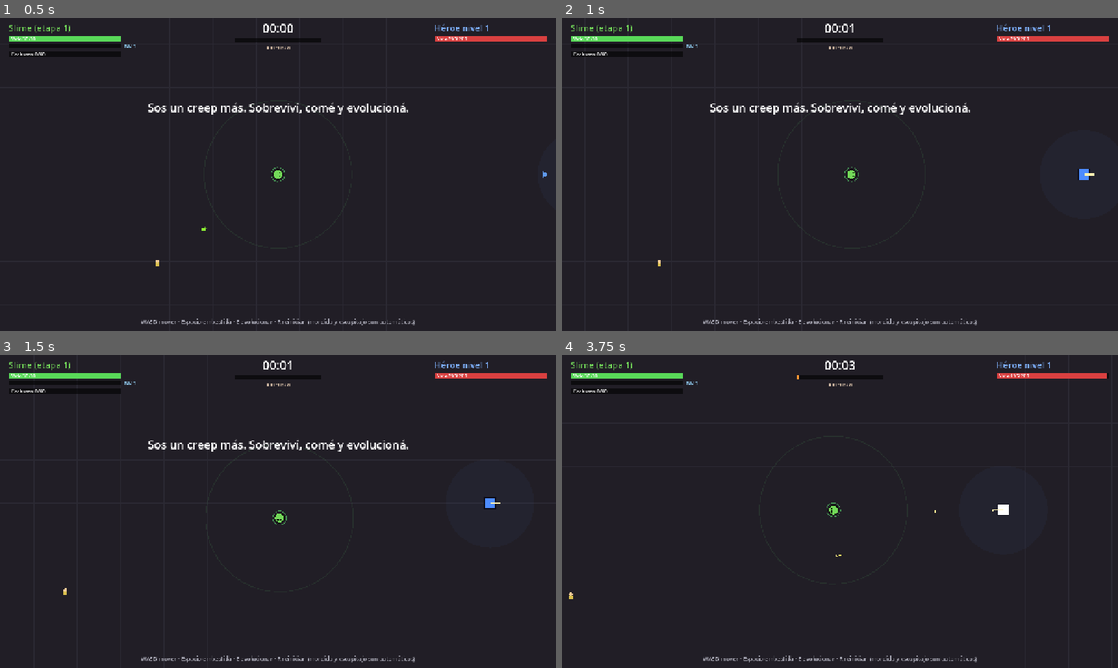
Above: before the commit, frames 1-4 (two rows, left to right).
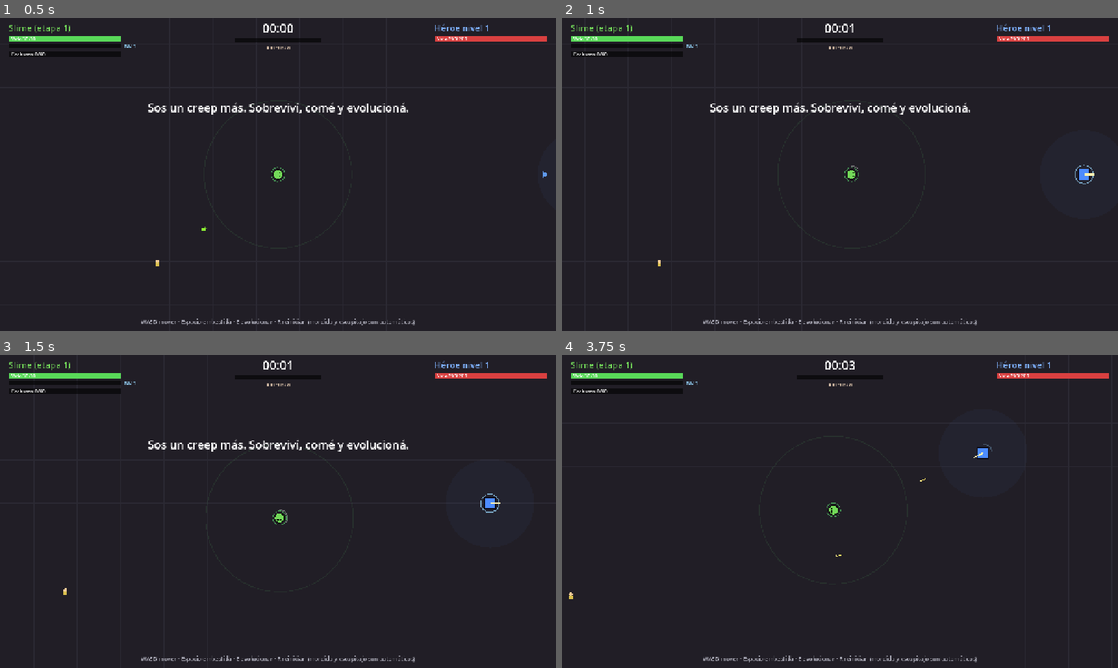
Above: after the commit, the same moments.

Repository: FedeOsorio/survive-the-hero
Game: Godot game, scene res://scenes/main.tscn
The game is run twice, just before and just after one commit, with the same random seed, the same clock (stepped at 60 frames per second) and the same inputs.
Inputs:
- Up to frame 1 (0.5 s): no input
- Up to frame 2 (1 s): tap Enter at 0.5 s; hold D (move_right) from 0.53 s (still down); tap Space (dash) at 0.6 s
- Up to frame 3 (1.5 s): release D (move_right) at 1.28 s; hold S (move_down) from 1.28 s (still down); tap Space (dash) at 1.35 s
- Up to frame 4 (3.75 s): release S (move_down) at 2.03 s; hold D (move_right) 2.03-2.78 s; tap E (evolve) at 2.1 s; tap Space (dash) at 2.3, 3.05 s; hold W (move_up) 2.78-3.53 s; tap 1 (pick_1) at 2.85 s; hold A (move_left) from 3.53 s (still down); tap 2 (pick_2) at 3.6 s

Frame 1 is identical in both runs. In frame 2, less than 0.1% of the frame differs, in the area x 52-96%, y 46-54%; in frame 3, less than 0.1%; in frame 4, 0.2%, in the area x 42-99%, y 5-52%.

Commit message:
Duelo: rodada del héroe, aviso de disparo, embestida invulnerable y Rey de la horda ajustado

Diff:
--- a/scripts/balance.gd
+++ b/scripts/balance.gd
@@ -44,10 +44,10 @@
 
 # Liderazgo: los compañeros cerca tuyo se potencian.
 const LEAD_RADIUS := 170.0
-const LEAD_RADIUS_PER_RANK := 50.0
+const LEAD_RADIUS_PER_RANK := 30.0
 const LEAD_SPEED_MULT := 1.4
 const LEAD_DAMAGE_MULT := 2.0
-const LEAD_DAMAGE_PER_RANK := 0.5
+const LEAD_DAMAGE_PER_RANK := 0.25
 
 # Civiles: comida que huye de vos, lejos del héroe.
 const CIVILIANS_START := 14
@@ -95,8 +95,14 @@
 const HERO_SLASH_RADIUS_PER_LEVEL := 1.0
 const HERO_SLASH_ARC_DEG := 130.0
 const HERO_SLASH_DAMAGE_MULT := 1.5 # daño del tajo = daño de flecha * esto
-# Esquivar proyectiles del jugador
-const HERO_DODGE_CHANCE := 0.6
+# Rodada: el héroe esquiva tus escupitajos rodando (invulnerable mientras rueda).
+# Con la rodada en cooldown no puede esquivar: ese es el momento de castigarlo.
+const HERO_DODGE_CHANCE := 0.8
+const HERO_ROLL_SPEED := 520.0
+const HERO_ROLL_TIME := 0.25
+const HERO_ROLL_COOLDOWN := 3.0
+# Aviso de disparo: con el jugador detectado, apunta (línea de mira) antes de tirarle.
+const HERO_AIM_WINDUP := 0.35
 const HERO_DODGE_LOOKAHEAD := 260.0
 const HERO_REACTION_MIN := 0.15
 const HERO_REACTION_MAX := 0.3
--- a/scripts/creep.gd
+++ b/scripts/creep.gd
@@ -244,7 +244,7 @@
 
 func _offer_mutation() -> void:
 	_queued_levels -= 1
-	pending_choices = Mutations.roll(ranks, _rng)
+	pending_choices = Mutations.roll(ranks, stage, _rng)
 	if pending_choices.is_empty():
 		return
 	if world.sim_mode:
@@ -270,7 +270,7 @@
 
 
 func take_damage(amount: float) -> void:
-	if invulnerable:
+	if invulnerable or _dash_t > 0.0: # la embestida te hace invulnerable
 		return
 	hp -= amount
 	_flash = 0.1
@@ -324,5 +324,8 @@
 	if _bite_fx > 0.0:
 		var reach := radius + B.BITE_RANGE
 		draw_arc(Vector2.ZERO, reach, _bite_dir.angle() - 0.9, _bite_dir.angle() + 0.9, 12, Color(1, 1, 1, 0.8), 3.0)
+	# cooldown de la embestida
+	if _dash_cd > 0.0:
+		draw_arc(Vector2.ZERO, radius + 9.0, -PI / 2, -PI / 2 + TAU * (1.0 - _dash_cd / B.DASH_COOLDOWN), 24, Color(1, 1, 1, 0.35), 2.0)
 	# anillo indicador para encontrarse en la horda
 	draw_arc(Vector2.ZERO, radius + 6.0, 0.0, TAU, 24, Color(0.4, 1.0, 0.5, 0.5), 1.5)
--- a/scripts/hero.gd
+++ b/scripts/hero.gd
@@ -30,6 +30,11 @@
 var _slash_windup := 0.0
 var _slash_dir := Vector2.RIGHT
 var _slash_fx := 0.0
+var _roll_t := 0.0
+var _roll_cd := 0.0
+var _roll_dir := Vector2.ZERO
+var _aim_windup := 0.0
+var _aim_locked := Vector2.RIGHT
 var _rng := RandomNumberGenerator.new()
 var damage_taken := {"jugador": 0.0, "horda": 0.0} # para los reportes de --sim
 
@@ -47,7 +52,13 @@
 		_think_t = _rng.randf_range(B.HERO_REACTION_MIN, B.HERO_REACTION_MAX)
 		_think()
 
-	position += _move_dir * speed * delta
+	_roll_cd = maxf(_roll_cd - delta, 0.0)
+	if _roll_t > 0.0:
+		_roll_t -= delta
+		position += _roll_dir * B.HERO_ROLL_SPEED * delta
+	else:
+		_check_roll()
+		position += _move_dir * speed * delta
 	position = position.clamp(Vector2(radius, radius), B.ARENA_SIZE - Vector2(radius, radius))
 
 	for g in world.gems.duplicate():
@@ -56,9 +67,20 @@
 			world.remove_gem(g)
 
 	_fire_t -= delta
-	if _fire_t <= 0.0 and _target_valid() and position.distance_to(target.position) <= B.HERO_RANGE:
-		_fire_t = cooldown
-		_fire()
+	if _aim_windup > 0.0:
+		_aim_windup -= delta
+		if _aim_windup <= 0.0:
+			_fire_t = cooldown
+			_fire_dir(_aim_locked)
+	elif _fire_t <= 0.0 and _roll_t <= 0.0 and _target_valid() and position.distance_to(target.position) <= B.HERO_RANGE:
+		if target == world.player and world.detected:
+			# contra el jugador apunta primero y avisa: se puede esquivar
+			_aim_windup = B.HERO_AIM_WINDUP
+			_aim_locked = (target.position - position).normalized()
+			_aim = _aim_locked
+		else:
+			_fire_t = cooldown
+			_fire()
 
 	if B.HERO_SLASH_ENABLED and level >= B.HERO_SLASH_LEVEL:
 		_update_slash(delta)
@@ -67,6 +89,30 @@
 	_hurt = maxf(_hurt - delta, 0.0)
 	_level_fx = maxf(_level_fx - delta, 0.0)
 	queue_redraw()
+
+
+func rolling() -> bool:
+	return _roll_t > 0.0
+
+
+## Si un escupitajo del jugador viene directo hacia él y tiene la rodada lista, rueda.
+func _check_roll() -> void:
+	if _roll_cd > 0.0:
+		return
+	for s in world.spits:
+		if not s.from_player or s.dodge_roll > B.HERO_DODGE_CHANCE:
+			continue
+		var rel: Vector2 = position - s.position
+		var along: float = rel.dot(s.direction)
+		if along <= 0.0 or along > B.HERO_DODGE_LOOKAHEAD:
+			continue
+		var lateral: Vector2 = rel - s.direction * along
+		if lateral.length() < radius + 14.0:
+			_roll_dir = lateral.normalized() if lateral.length() > 0.5 else s.direction.orthogonal()
+			_roll_t = B.HERO_ROLL_TIME
+			_roll_cd = B.HERO_ROLL_COOLDOWN
+			_aim_windup = 0.0
+			return
 
 
 func pickup_radius() -> float:
@@ -164,20 +210,7 @@
 		elif d < ideal - 60.0:
 			steer -= to_t / d * 0.8
 
-	# 4. esquivar proyectiles que vienen hacia él (no siempre lo logra)
-	for s in world.spits:
-		if s.dodge_roll > B.HERO_DODGE_CHANCE:
-			continue
-		var rel: Vector2 = position - s.position
-		var along: float = rel.dot(s.direction)
-		if along <= 0.0 or along > B.HERO_DODGE_LOOKAHEAD:
-			continue
-		var lateral: Vector2 = rel - s.direction * along
-		if lateral.length() < radius + 14.0:
-			var side: Vector2 = lateral.normalized() if lateral.length() > 0.5 else s.direction.orthogonal()
-			steer += side * 4.0
-
-	# 5. no quedarse contra la pared
+	# 4. no quedarse contra la pared
 	var margin := 200.0
 	var center := B.ARENA_SIZE * 0.5
 	if position.x < margin or position.y < margin or position.x > B.ARENA_SIZE.x - margin or position.y > B.ARENA_SIZE.y - margin:
@@ -221,8 +254,11 @@
 # --- Combate -----------------------------------------------------------------
 
 func _fire() -> void:
-	var dir: Vector2 = (target.position - position).normalized()
-	dir = dir.rotated(deg_to_rad(_rng.randf_range(-B.HERO_AIM_ERROR_DEG, B.HERO_AIM_ERROR_DEG)))
+	_fire_dir((target.position - position).normalized())
+
+
+func _fire_dir(base: Vector2) -> void:
+	var dir := base.rotated(deg_to_rad(_rng.randf_range(-B.HERO_AIM_ERROR_DEG, B.HERO_AIM_ERROR_DEG)))
 	_aim = dir
 	var spread := deg_to_rad(12.0)
 	for i in arrows:
@@ -286,6 +322,13 @@
 		draw_colored_polygon(pts, Color(1.0, 0.3, 0.2, 0.18))
 	if _slash_fx > 0.0:
 		draw_arc(Vector2.ZERO, slash_radius() * 0.85, a - half, a + half, 16, Color(1, 1, 0.85, 0.9), 6.0)
+	if _aim_windup > 0.0:
+		draw_line(Vector2.ZERO, _aim_locked * B.HERO_RANGE, Color(1, 0.25, 0.2, 0.55), 2.0)
+	if _roll_t > 0.0:
+		body = Color(body, 0.45)
+	# cooldown de la rodada: arco completo = rodada lista
+	var roll_ready := 1.0 - _roll_cd / B.HERO_ROLL_COOLDOWN
+	draw_arc(Vector2.ZERO, radius + 7.0, -PI / 2, -PI / 2 + TAU * roll_ready, 24, Color(0.6, 0.85, 1.0, 0.7 if _roll_cd <= 0.0 else 0.3), 2.0)
 	draw_rect(Rect2(Vector2(-radius, -radius), Vector2(radius, radius) * 2.0), Color(0.05, 0.05, 0.1))
 	draw_rect(Rect2(Vector2(-radius + 2, -radius + 2), Vector2(radius - 2, radius - 2) * 2.0), body)
 	draw_line(Vector2.ZERO, _aim * (radius + 10.0), Color(1, 0.95, 0.7), 3.0)
--- a/scripts/mutations.gd
+++ b/scripts/mutations.gd
@@ -1,6 +1,6 @@
 extends RefCounted
 ## Mutaciones del creep: cada vez que sube de nivel elige 1 de 3.
-## "max" es cuántas veces se puede tomar la misma.
+## "max" es cuántas veces se puede tomar la misma; "min_stage" desde qué etapa aparece.
 
 const LIST := {
 	"colmillos": {"name": "Colmillos", "desc": "+25% daño de mordida y escupitajo", "max": 5},
@@ -10,15 +10,15 @@
 	"doble": {"name": "Escupitajo múltiple", "desc": "+1 escupitajo por disparo", "max": 2},
 	"iman": {"name": "Imán de carne", "desc": "Los cadáveres cercanos vuelan hacia vos", "max": 3},
 	"frenesi": {"name": "Frenesí", "desc": "Comer seguido arma un combo que multiplica la biomasa", "max": 2},
-	"rey": {"name": "Rey de la horda", "desc": "Tu aura de liderazgo es más grande y más fuerte", "max": 3},
+	"rey": {"name": "Rey de la horda", "desc": "Tu aura de liderazgo es más grande y más fuerte", "max": 3, "min_stage": 1},
 	"vampiro": {"name": "Mordida vampírica", "desc": "La mordida te cura un 20% del daño", "max": 2},
 }
 
 
-static func roll(ranks: Dictionary, rng: RandomNumberGenerator, count: int = 3) -> Array:
+static func roll(ranks: Dictionary, stage: int, rng: RandomNumberGenerator, count: int = 3) -> Array:
 	var pool: Array = []
 	for id in LIST:
-		if ranks.get(id, 0) < LIST[id].max:
+		if ranks.get(id, 0) < LIST[id].max and stage >= LIST[id].get("min_stage", 0):
 			pool.append(id)
 	var out: Array = []
 	while out.size() < count and not pool.is_empty():
--- a/scripts/projectile.gd
+++ b/scripts/projectile.gd
@@ -27,7 +27,7 @@
 		return
 
 	var player = world.player
-	if not player.invulnerable and position.distance_to(player.position) < player.radius + 3.0:
+	if not player.invulnerable and player._dash_t <= 0.0 and position.distance_to(player.position) < player.radius + 3.0:
 		player.take_damage(damage)
 		queue_free()
 		return
--- a/scripts/spit.gd
+++ b/scripts/spit.gd
@@ -27,7 +27,7 @@
 		world.remove_spit(self)
 		return
 	var hero = world.hero
-	if position.distance_to(hero.position) < hero.radius + 5.0:
+	if not hero.rolling() and position.distance_to(hero.position) < hero.radius + 5.0:
 		hero.take_damage(damage, from_player)
 		world.remove_spit(self)
 		return
